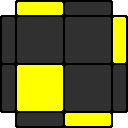
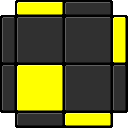
Comparing the layer stacks of the two (128, 128) images. Changes:
painted on "border" over [17, 2, 126, 126]
painted on "color" over [2, 2, 126, 126]
